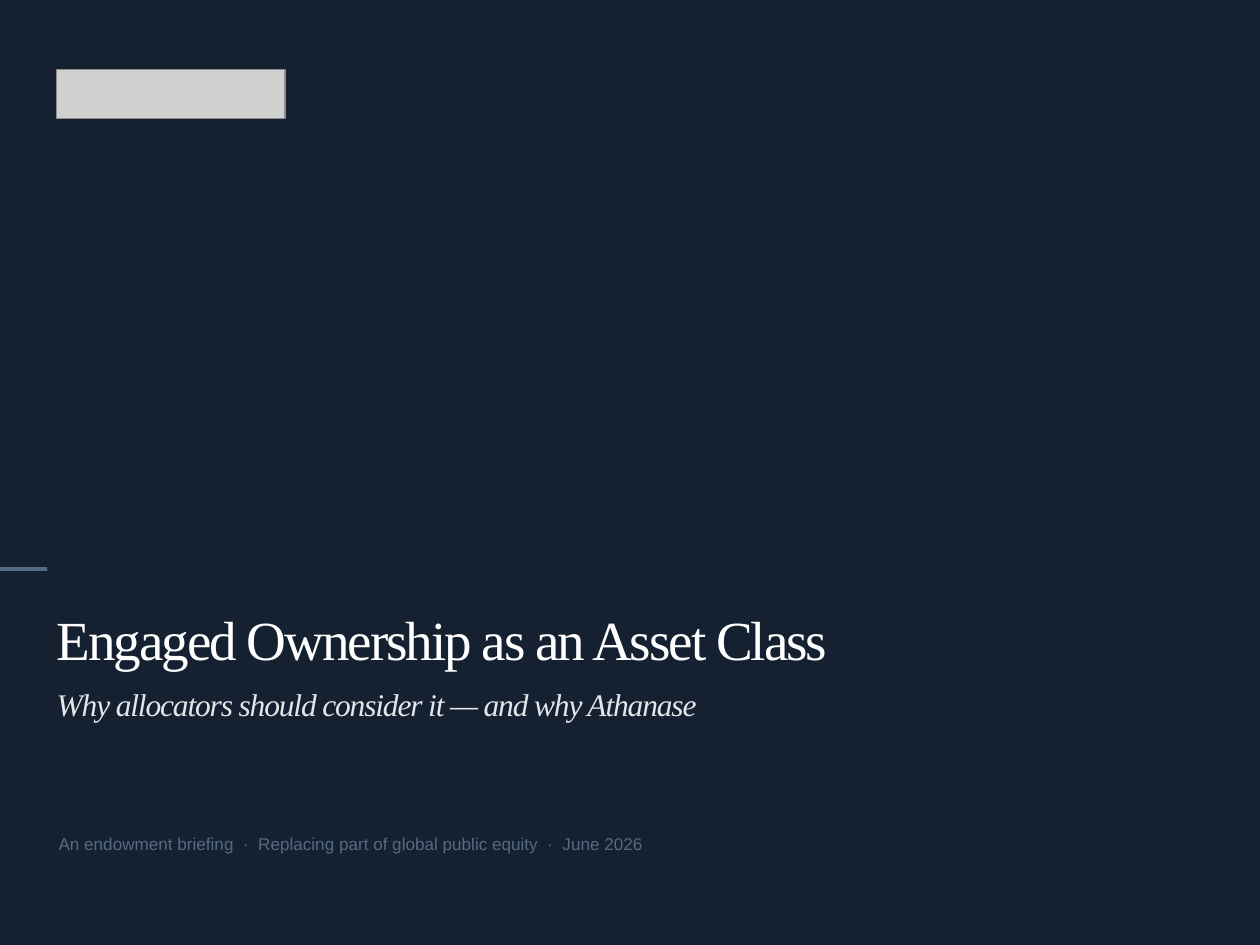
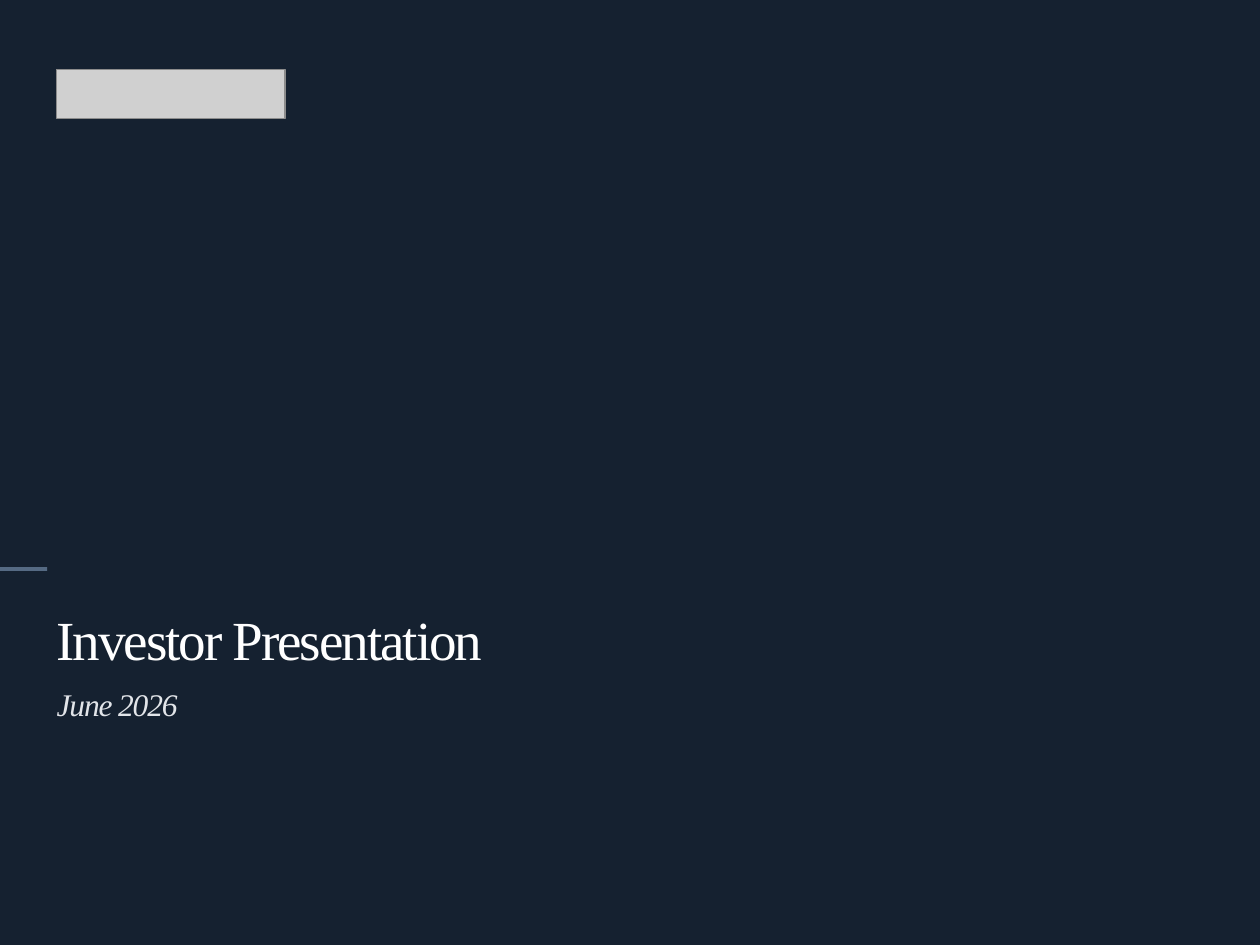
Before and after one commit to charette-lab/Claude, a slide deck: slide 1 of Athanase_Endowment_Pitch_21pp.pptx. Drawn at 1260x945 pixels with LibreOffice and Linux fonts; fonts in the diff are those of the drawing; grey boxes stand for pictures. Boxes give left, top, right and bottom in pixels: in the first picture for what was removed or moved away, otherwise in the second. Text is boxed around its words. In the diff, an @@ line names an element or a change of style, - is before the commit and + after.

```diff
--- a/Athanase_Endowment_Pitch_21pp.pptx
+++ b/Athanase_Endowment_Pitch_21pp.pptx
@@ text at [57, 623, 483, 717]: text changed; size 19.2 to 33.6 pt; text colour #E2E5E9 to #FFFFFF; italic off @@
-Engaged Ownership as an Asset Class
-Why allocators should consider it — and why Athanase
+Investor Presentation
+June 2026
@@ text removed at [59, 838, 642, 854] @@
-An endowment briefing · Replacing part of global public equity · June 2026
```
Also in this commit, not shown: 4 other slides changed, 1 slide added, 1 slide removed.
